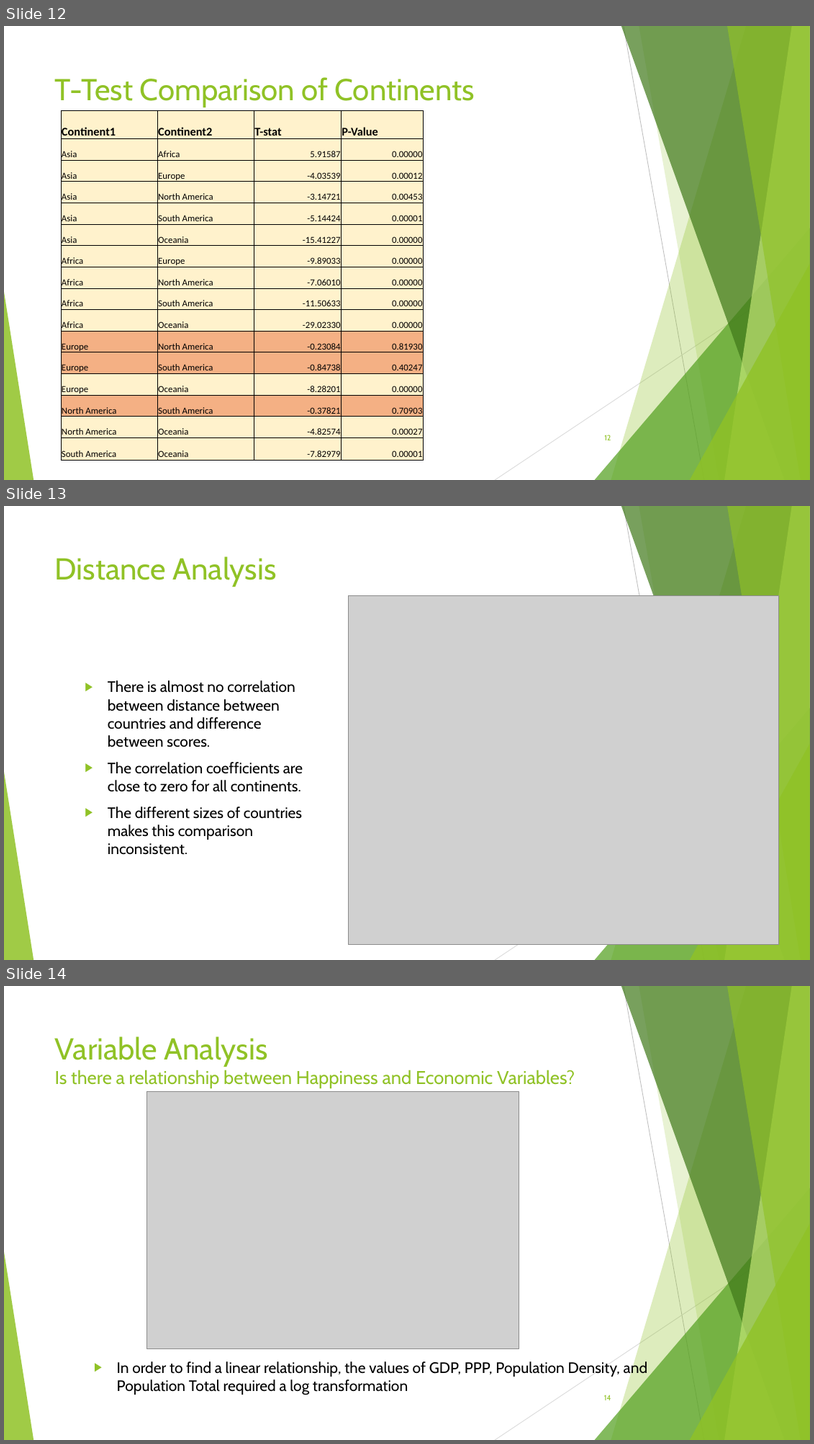
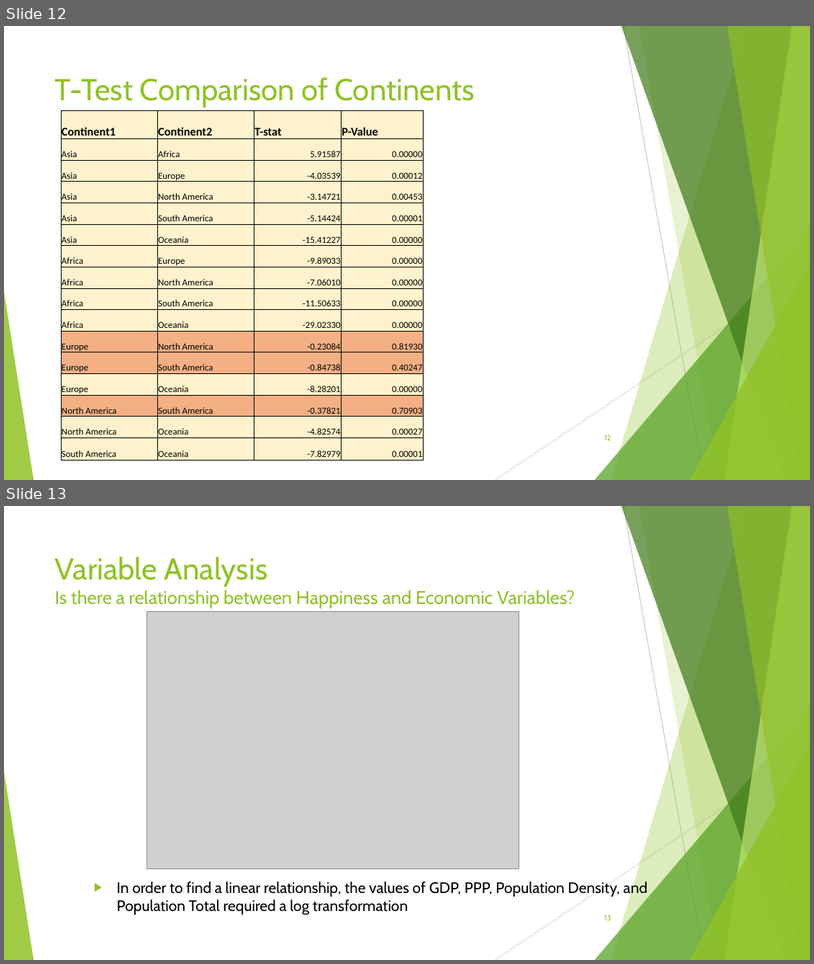
Before and after one commit to Kika000/Project-1, a slide deck: What Makes the World Happy.pptx. Shown one above the other, each under a label of ours: slides 12, 13 and 14 before the commit, slides 12 and 13 after it. The pictures are 814x1444 and 814x964 pixels, drawn with LibreOffice and Linux fonts; fonts in the diff are those of the drawing; grey boxes stand for pictures. Boxes give left, top, right and bottom in pixels: in the first picture for what was removed or moved away, otherwise in the second. Text is boxed around its words. In the diff, an @@ line names an element or a change of style, - is before the commit and + after.

```diff
--- a/What Makes the World Happy.pptx
+++ b/What Makes the World Happy.pptx
@@ slide 13 removed at [4,506,810,960], background #FFFFFF; not listed: 10 template elements that a slide beside it also shows @@
@@ title removed at [55,556,277,587] @@
-Distance Analysis
@@ picture removed at [348,595,779,944] @@
@@ text removed at [108,680,303,854] @@
-▶ There is almost no correlation between distance between countries and difference between scores.
-▶ The correlation coefficients are close to zero for all continents.
-▶ The different sizes of countries makes this comparison inconsistent.
@@ what was slide 14 is now slide 13 @@
@@ page number at [604,914,611,920]: text changed @@
-14
+13
```
Also in this commit, not shown: 3 slides changed.
